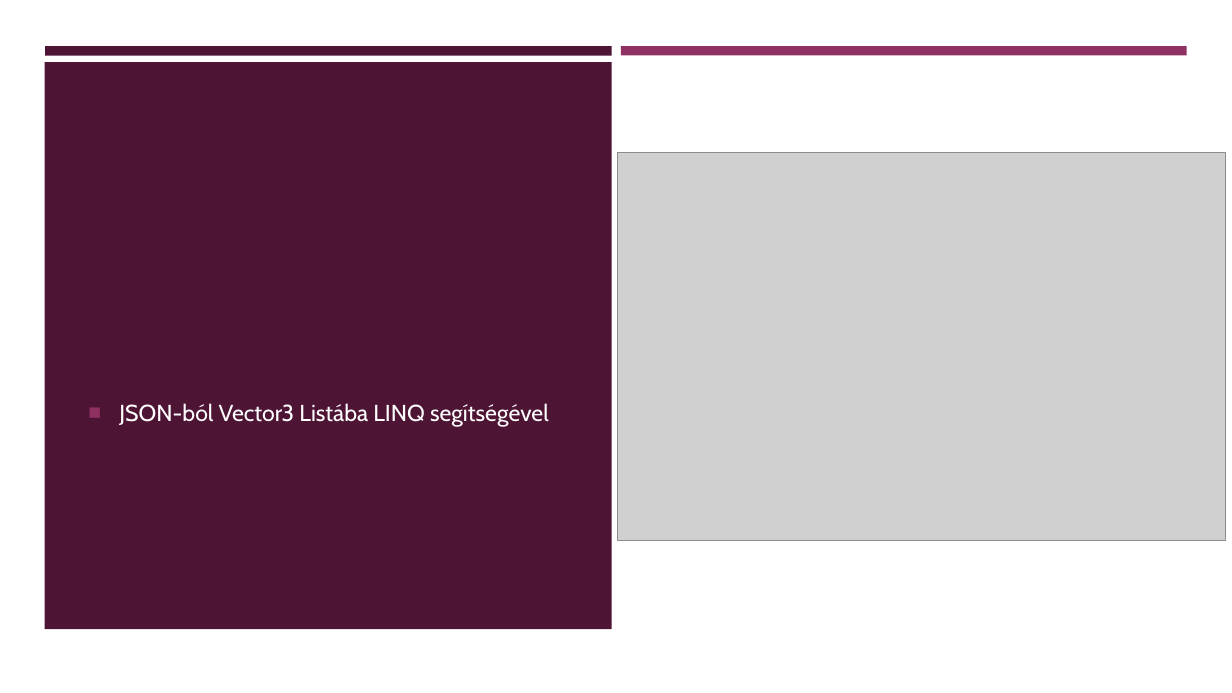
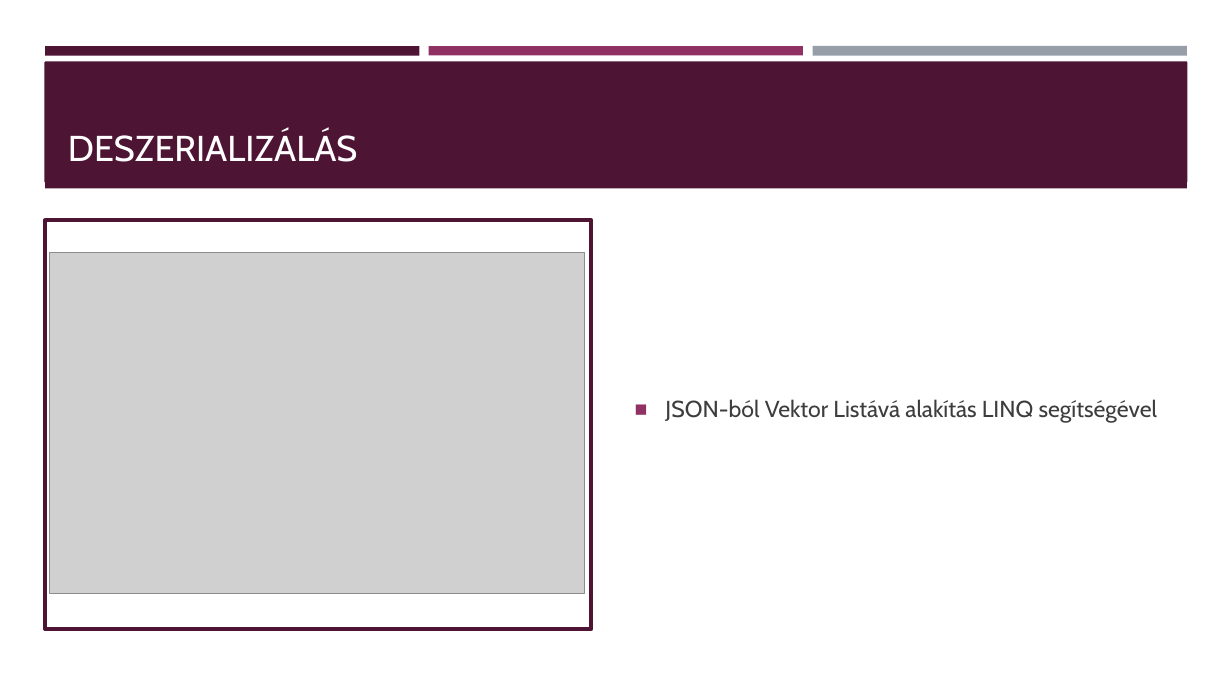
Before and after one commit to KihiraLove/Szakdoga, a slide deck: slide 9 of Documents/VR játék fejlesztés Rehabilitációs célra.pptx (slide 10 before the commit). Drawn at 1232x693 pixels with LibreOffice and Linux fonts; fonts in the diff are those of the drawing; grey boxes stand for pictures. Boxes give left, top, right and bottom in pixels: in the first picture for what was removed or moved away, otherwise in the second. Text is boxed around its words. In the diff, an @@ line names an element or a change of style, - is before the commit and + after.

```diff
--- a/Documents/VR játék fejlesztés Rehabilitációs célra.pptx
+++ b/Documents/VR játék fejlesztés Rehabilitációs célra.pptx
@@ background #000000 to #FFFFFF @@
@@ rectangle: place and size @@
-rectangle at <box>45,46,612,55</box>
+rectangle at <box>45,46,420,55</box>
@@ rectangle: place and size @@
-rectangle at <box>621,46,1187,55</box>
+rectangle at <box>429,46,803,55</box>
@@ rectangle added at <box>812,46,1187,56</box>, fill #969FA7 @@
@@ rectangle removed at <box>44,62,612,629</box> @@
@@ rectangle added at <box>44,62,1188,182</box>, fill #4D1434 @@
@@ rectangle added at <box>45,61,1188,189</box>, fill #4D1434 @@
@@ title added at <box>68,131,358,162</box>, 28 pt, text #FFFFFF @@
+DESZERIALIZÁLÁS
@@ rectangle: place and size @@
-rectangle at <box>0,0,1232,693</box>
+rectangle at <box>45,220,592,628</box>
@@ rectangle at <box>45,220,592,628</box>: outline none to #4D1434 3 pt @@
@@ picture: place and size @@
-picture at <box>618,152,1226,540</box>
+picture at <box>50,252,585,593</box>
@@ text at <box>665,399,1158,423</box>: text changed; text colour #FFFFFF to #3D3D3D @@
-■ JSON-ból Vector3 Listába LINQ segítségével
+■ JSON-ból Vektor Listává alakítás LINQ segítségével
```
Also in this commit, not shown: 5 other slides changed, 5 slides added, 4 slides removed, 2 other files.
